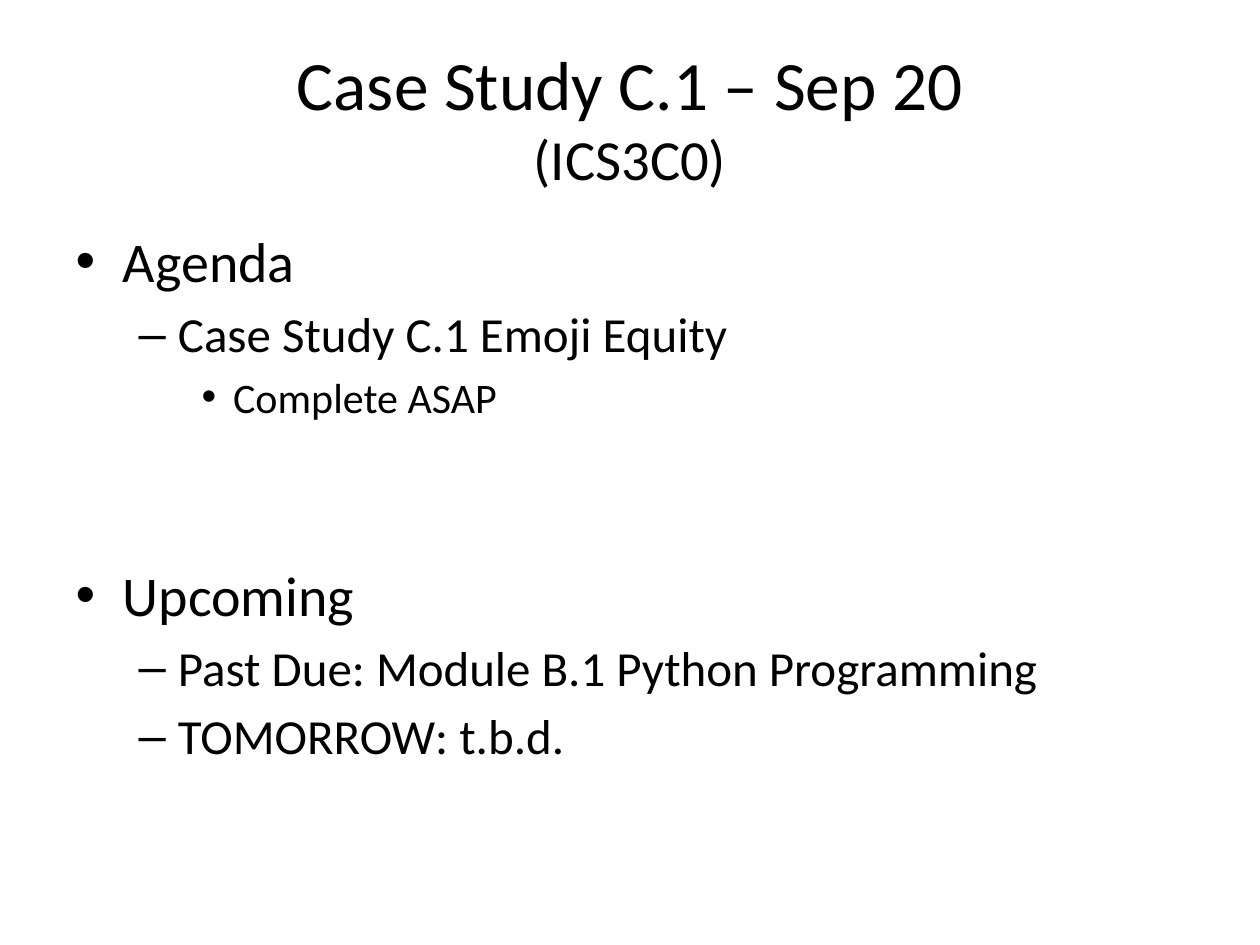
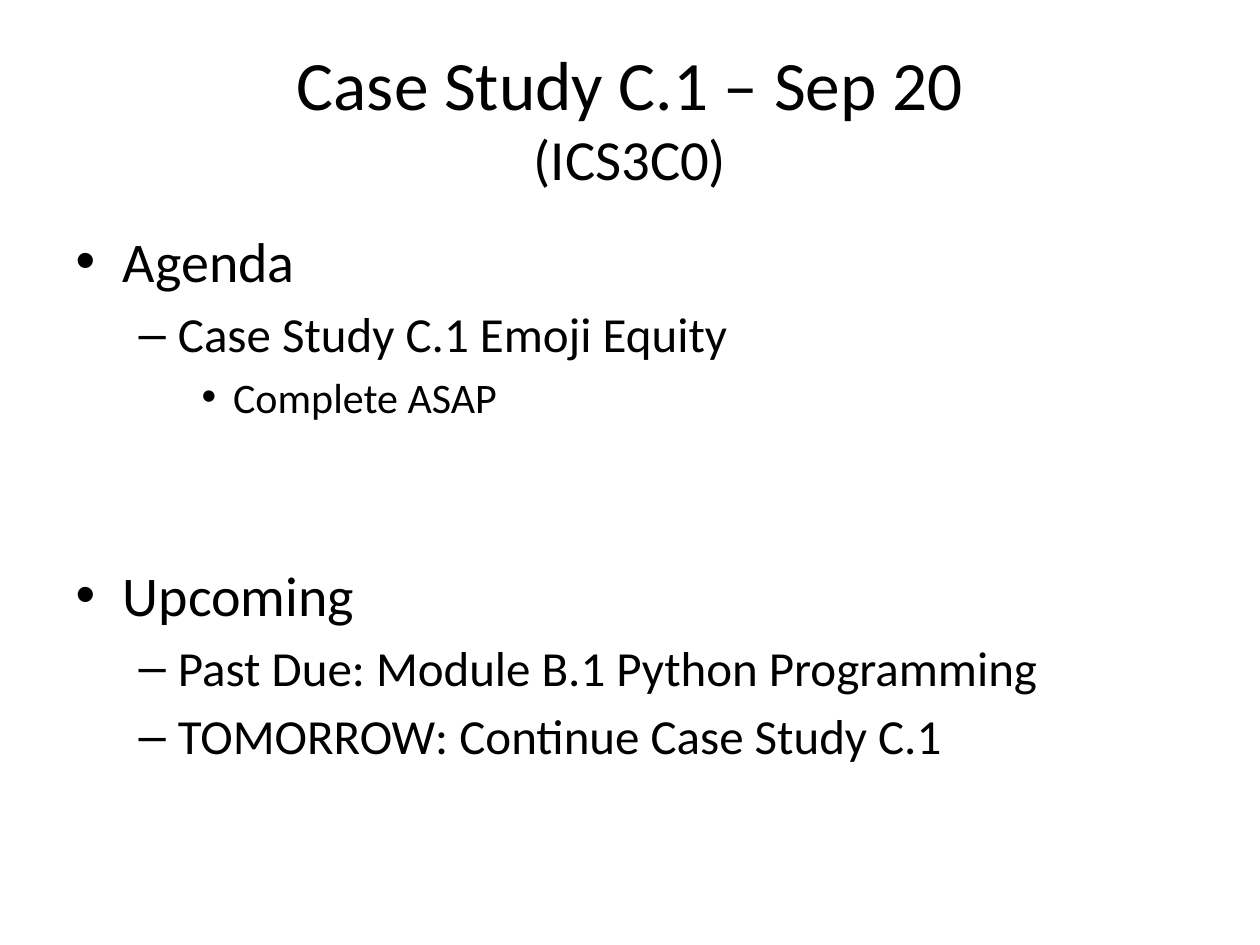
Before and after one commit to Greg5519/Old3C, a slide deck: slide 1 of Daily Agendas/Day3.4_EmojiEquity.pptx. Drawn at 1260x945 pixels with LibreOffice and Linux fonts; fonts in the diff are those of the drawing. Boxes give left, top, right and bottom in pixels: in the first picture for what was removed or moved away, otherwise in the second. Text is boxed around its words. In the diff, an @@ line names an element or a change of style, - is before the commit and + after.

```diff
--- a/Daily Agendas/Day3.4_EmojiEquity.pptx
+++ b/Daily Agendas/Day3.4_EmojiEquity.pptx
@@ text at (178,720,941,762): text changed @@
-  – TOMORROW: t.b.d.
+  – TOMORROW: Continue Case Study C.1
```
Also in this commit, not shown: 1 other slide changed, 2 slides added.
